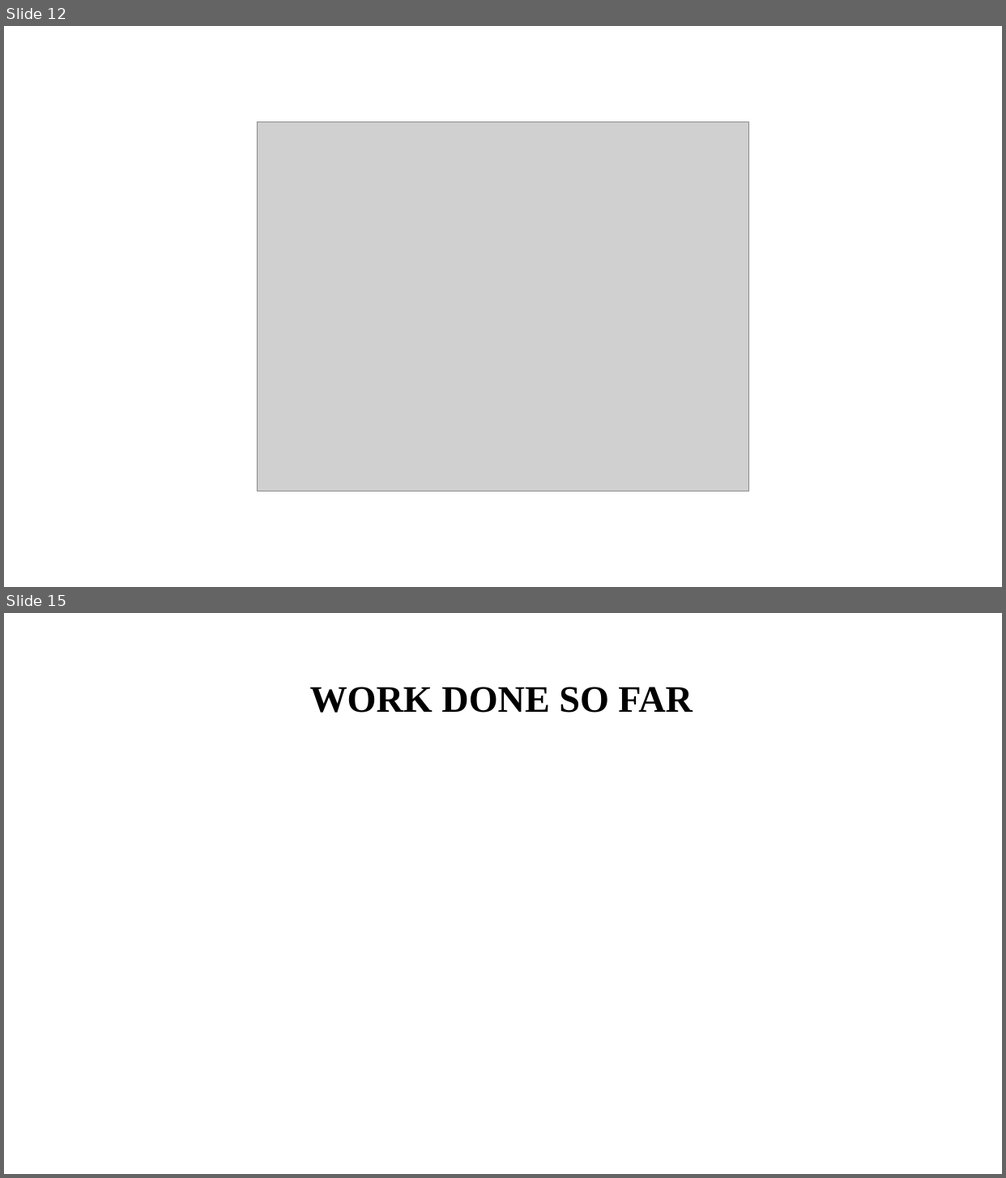
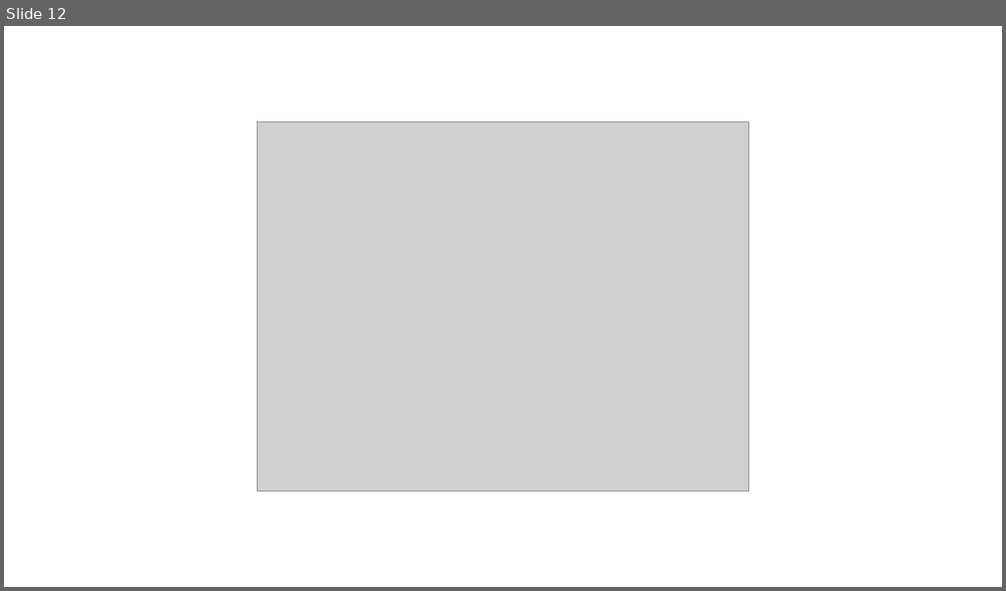
Before and after one commit to kalees64/AI-BASED-LEAF-DISEASE-IDENTIFICATION-AND-CLASSIFICATION-SYSTEM-USING-DEEP-LEARNING, a slide deck: Documents/Leaf.pptx. Shown one above the other, each under a label of ours: slides 12 and 15 before the commit, slide 12 after it; the slides between them are not shown. The pictures are 1006x1178 and 1006x591 pixels, drawn with LibreOffice and Linux fonts; fonts in the diff are those of the drawing; grey boxes stand for pictures. Boxes give left, top, right and bottom in pixels: in the first picture for what was removed or moved away, otherwise in the second. Text is boxed around its words. In the diff, an @@ line names an element or a change of style, - is before the commit and + after.

```diff
--- a/Documents/Leaf.pptx
+++ b/Documents/Leaf.pptx
@@ slide 15 removed at [4,613,1002,1174], background #FFFFFF @@
@@ text removed at [310,687,692,713] @@
-WORK DONE SO FAR
```
Also in this commit, not shown: 1 slide changed, 2 slides added, 1 other slide removed.
